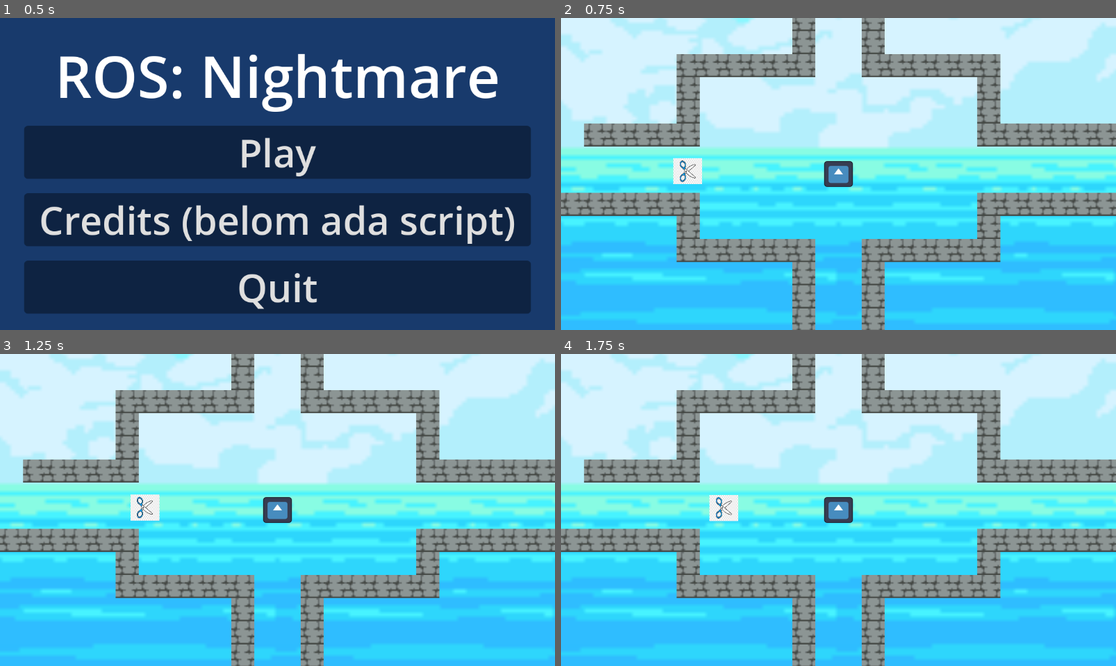
Above: before the commit, frames 1-4 (two rows, left to right).
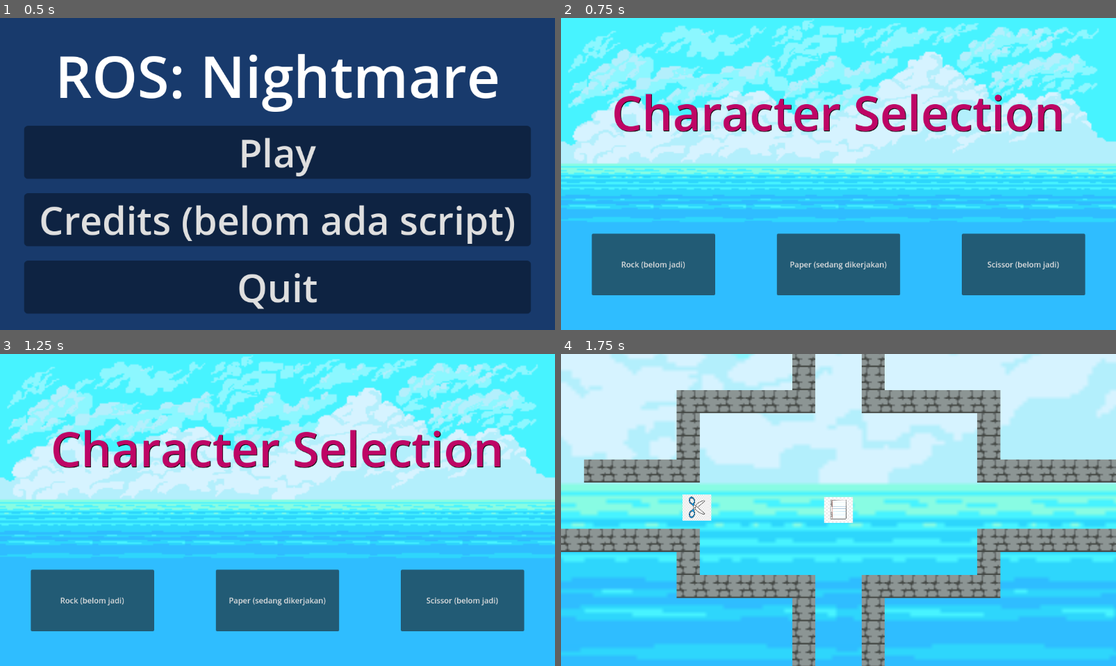
Above: after the commit, the same moments.

Repository: AKARandy/ROS
Game: Godot game, scene res://menu.tscn
Two runs of this game, one before a commit and one after it. Both use one fixed random seed, a clock stepped at 60 frames per second and the inputs below. The engine's default icon, where the game draws it, is replaced by a stand-in: a white triangle on a blue panel in a dark square.
Inputs (mouse positions are in pixels of both pictures, inside the frame that each line leads up to):
- Up to frame 1 (0.5 s): no input
- Up to frame 2 (0.75 s): click "Play" at 0.5 s
- Up to frame 3 (1.25 s): no input
- Up to frame 4 (1.75 s): click (655, 600) at 1.25 s, where only the run after the commit has a clickable "Rock (belom jadi)"

Frame 1 is identical in both runs. In frame 2, 76% of the frame differs, in the area x 0-100%, y 0-100%; in frame 3, 76%; in frame 4, 1.3%.

Commit message:
Menu char select diberi script ke world, sprite untuk paper, global script dibuat
ada var role untuk global script,]

Diff:
--- /dev/null
+++ b/Global.gd
@@ -0,0 +1,4 @@
+extends Node
+
+
+var role
--- /dev/null
+++ b/character_selection.gd
@@ -0,0 +1,27 @@
+extends Node2D
+
+
+
+# Called when the node enters the scene tree for the first time.
+func _ready():
+	pass # Replace with function body.
+
+
+# Called every frame. 'delta' is the elapsed time since the previous frame.
+func _process(delta):
+	pass
+
+
+func _on_rock_select_pressed():
+	get_tree().change_scene_to_file("res://world.tscn")
+	Global.role = "rock"
+
+
+
+func _on_paper_select_pressed():
+	get_tree().change_scene_to_file("res://world.tscn")
+	Global.role = "paper"
+
+func _on_scissor_select_pressed():
+	get_tree().change_scene_to_file("res://world.tscn")
+	Global.role = "scissor"
--- a/character_selection.tscn
+++ b/character_selection.tscn
@@ -1,35 +1,37 @@
-[gd_scene load_steps=2 format=3 uid="uid://b7vuq0ha8ta4a"]
+[gd_scene load_steps=3 format=3 uid="uid://b7vuq0ha8ta4a"]
 
+[ext_resource type="Script" path="res://character_selection.gd" id="1_hgwp6"]
 [ext_resource type="Texture2D" uid="uid://bvan5tlj03jk8" path="res://AssetsTemp/back.png" id="1_p2s6u"]
 
 [node name="character_selection" type="Node2D"]
+script = ExtResource("1_hgwp6")
 
-[node name="TextureRect" type="TextureRect" parent="."]
+[node name="background" type="TextureRect" parent="."]
 offset_right = 1152.0
 offset_bottom = 648.0
 texture = ExtResource("1_p2s6u")
 metadata/_edit_lock_ = true
 
-[node name="Button" type="Button" parent="."]
+[node name="rock_select" type="Button" parent="."]
 offset_left = 64.0
 offset_top = 448.0
 offset_right = 320.0
 offset_bottom = 576.0
-text = "Rock"
+text = "Rock (belom jadi)"
 
-[node name="Button2" type="Button" parent="."]
+[node name="paper_select" type="Button" parent="."]
 offset_left = 448.0
 offset_top = 448.0
 offset_right = 704.0
 offset_bottom = 576.0
-text = "Paper"
+text = "Paper (sedang dikerjakan)"
 
-[node name="Button3" type="Button" parent="."]
+[node name="scissor_select" type="Button" parent="."]
 offset_left = 832.0
 offset_top = 448.0
 offset_right = 1088.0
 offset_bottom = 576.0
-text = "Scissor"
+text = "Scissor (belom jadi)"
 
 [node name="Label" type="Label" parent="."]
 offset_top = 104.0
@@ -41,3 +43,7 @@
 text = "Character Selection"
 horizontal_alignment = 1
 vertical_alignment = 1
+
+[connection signal="pressed" from="rock_select" to="." method="_on_rock_select_pressed"]
+[connection signal="pressed" from="paper_select" to="." method="_on_paper_select_pressed"]
+[connection signal="pressed" from="scissor_select" to="." method="_on_scissor_select_pressed"]
--- a/menu.gd
+++ b/menu.gd
@@ -4,7 +4,7 @@
 
 
 func _on_play_pressed():
-	get_tree().change_scene_to_file("res://world.tscn")
+	get_tree().change_scene_to_file("res://character_selection.tscn")
 
 
 
--- a/player.gd
+++ b/player.gd
@@ -2,11 +2,11 @@
 
 const speed = 200
 var role
+@onready var _animated_sprite = $AnimatedSprite2D
 
 func _physics_process(delta):
 	# Nolkan vektor kecepatan
 	velocity = Vector2()
-
 	if Input.is_action_pressed("ui_right"):
 		velocity.x += speed
 	if Input.is_action_pressed("ui_left"):
@@ -16,4 +16,10 @@
 	if Input.is_action_pressed("ui_down"):
 		velocity.y += speed
 
+	if Global.role == "rock":
+		_animated_sprite.play("idle_paper")
+	if Global.role == "paper":
+		pass
+	if Global.role == "scissor":
+		pass
 	move_and_slide()
--- a/player.tscn
+++ b/player.tscn
@@ -1,7 +1,8 @@
-[gd_scene load_steps=5 format=3 uid="uid://b8m5c7mw465d"]
+[gd_scene load_steps=6 format=3 uid="uid://b8m5c7mw465d"]
 
 [ext_resource type="Texture2D" uid="uid://dkiwdhmlgj3ca" path="res://icon.svg" id="1_2cgxu"]
 [ext_resource type="Script" path="res://player.gd" id="1_8m1xs"]
+[ext_resource type="Texture2D" uid="uid://bnmp10mqyksj0" path="res://AssetsTemp/paper.jpg" id="3_uq7cl"]
 
 [sub_resource type="RectangleShape2D" id="RectangleShape2D_sly2l"]
 size = Vector2(20, 18)
@@ -23,6 +24,22 @@
 "loop": true,
 "name": &"Run",
 "speed": 5.0
+}, {
+"frames": [{
+"duration": 1.0,
+"texture": ExtResource("3_uq7cl")
+}],
+"loop": true,
+"name": &"idle_paper",
+"speed": 5.0
+}, {
+"frames": [{
+"duration": 1.0,
+"texture": ExtResource("3_uq7cl")
+}],
+"loop": true,
+"name": &"run_paper",
+"speed": 5.0
 }]
 
 [node name="player" type="CharacterBody2D"]
@@ -33,9 +50,10 @@
 shape = SubResource("RectangleShape2D_sly2l")
 
 [node name="AnimatedSprite2D" type="AnimatedSprite2D" parent="."]
-scale = Vector2(0.15625, 0.140625)
+position = Vector2(0, 9.53674e-07)
+scale = Vector2(0.0555556, 0.05)
 sprite_frames = SubResource("SpriteFrames_nid7a")
-animation = &"Idle"
+animation = &"run_paper"
 
 [node name="Camera2D" type="Camera2D" parent="."]
 zoom = Vector2(3, 3)
--- a/project.godot
+++ b/project.godot
@@ -15,6 +15,10 @@
 config/features=PackedStringArray("4.2", "GL Compatibility")
 config/icon="res://icon.svg"
 
+[autoload]
+
+Global="*res://Global.gd"
+
 [dotnet]
 
 project/assembly_name="Wantah"
